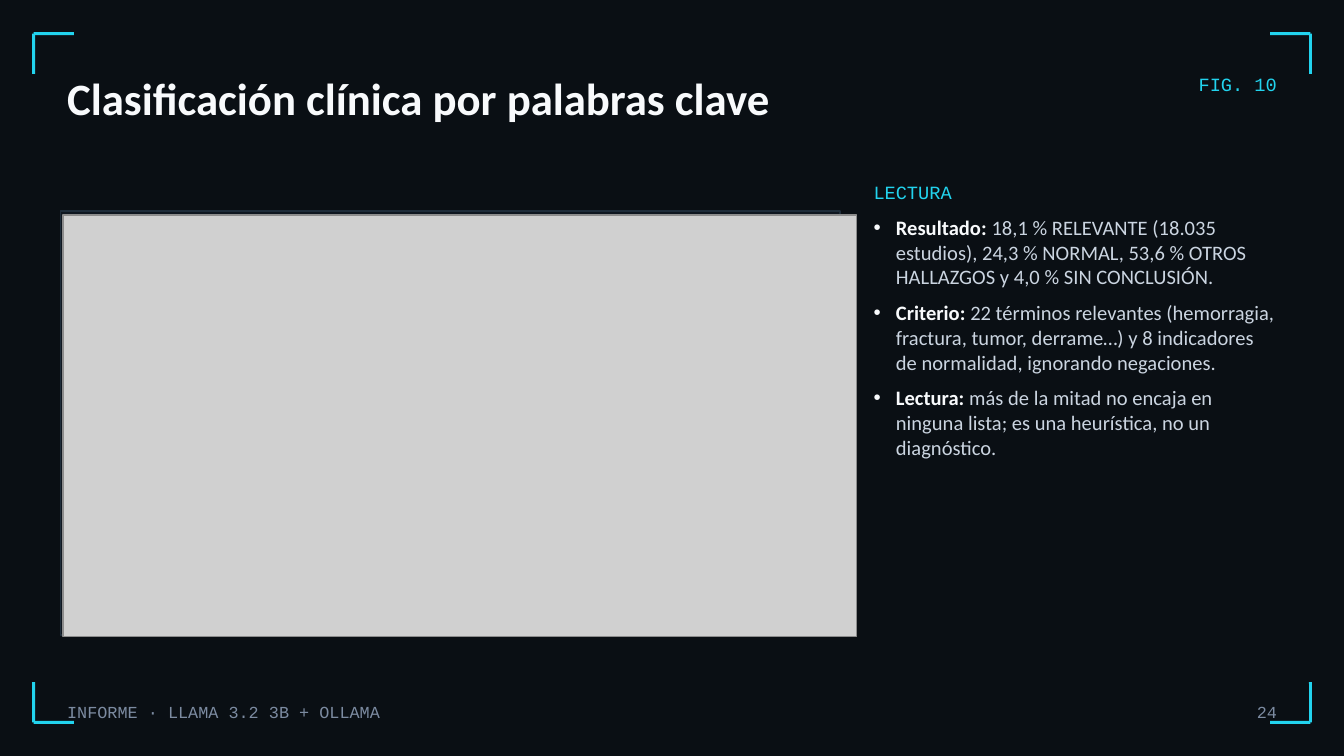
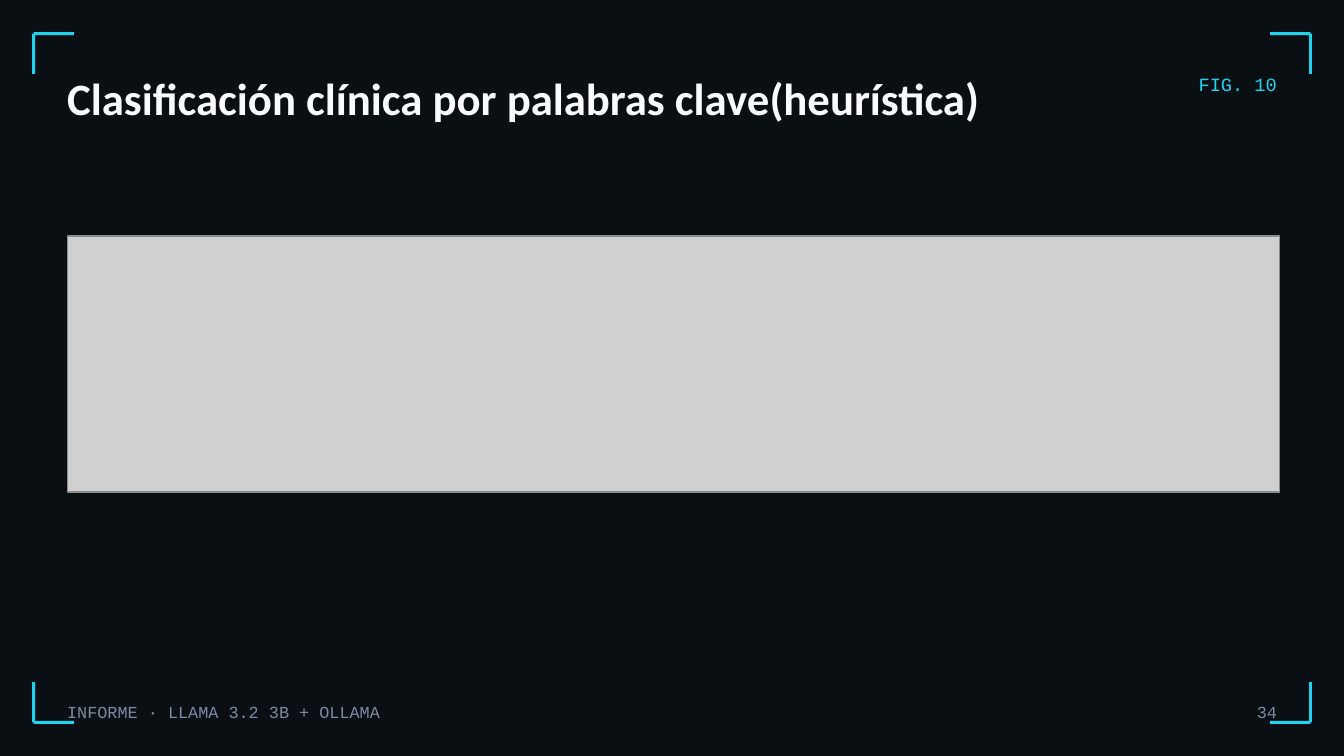
Before and after one commit to osleysorio/itacedemy_repo1_osley, a slide deck: slide 34 of sprint 13/Informe_Llama32_Ollama.pptx (slide 24 before the commit). Drawn at 1344x756 pixels with LibreOffice and Linux fonts; fonts in the diff are those of the drawing; grey boxes stand for pictures. Boxes give left, top, right and bottom in pixels: in the first picture for what was removed or moved away, otherwise in the second. Text is boxed around its words. In the diff, an @@ line names an element or a change of style, - is before the commit and + after.

```diff
--- a/sprint 13/Informe_Llama32_Ollama.pptx
+++ b/sprint 13/Informe_Llama32_Ollama.pptx
@@ title at (67, 82, 979, 122): text changed @@
-Clasificación clínica por palabras clave
+Clasificación clínica por palabras clave(heurística)
@@ text removed at (874, 186, 952, 199) @@
-LECTURA
@@ rectangle removed at (60, 211, 840, 634) @@
@@ picture removed at (63, 215, 857, 637) @@
@@ picture added at (67, 237, 1279, 492) @@
@@ text removed at (896, 220, 1274, 459) @@
-• Resultado: 18,1 % RELEVANTE (18.035 estudios), 24,3 % NORMAL, 53,6 % OTROS HALLAZGOS y 4,0 % SIN CONCLUSIÓN.
-• Criterio: 22 términos relevantes (hemorragia, fractura, tumor, derrame…) y 8 indicadores de normalidad, ignorando negaciones.
-• Lectura: más de la mitad no encaja en ninguna lista; es una heurística, no un diagnóstico.
@@ page number at (1257, 707, 1277, 723): text changed @@
-24
+34
```
Also in this commit, not shown: 18 other slides changed, 25 slides added, 14 slides removed, 1 other file.
